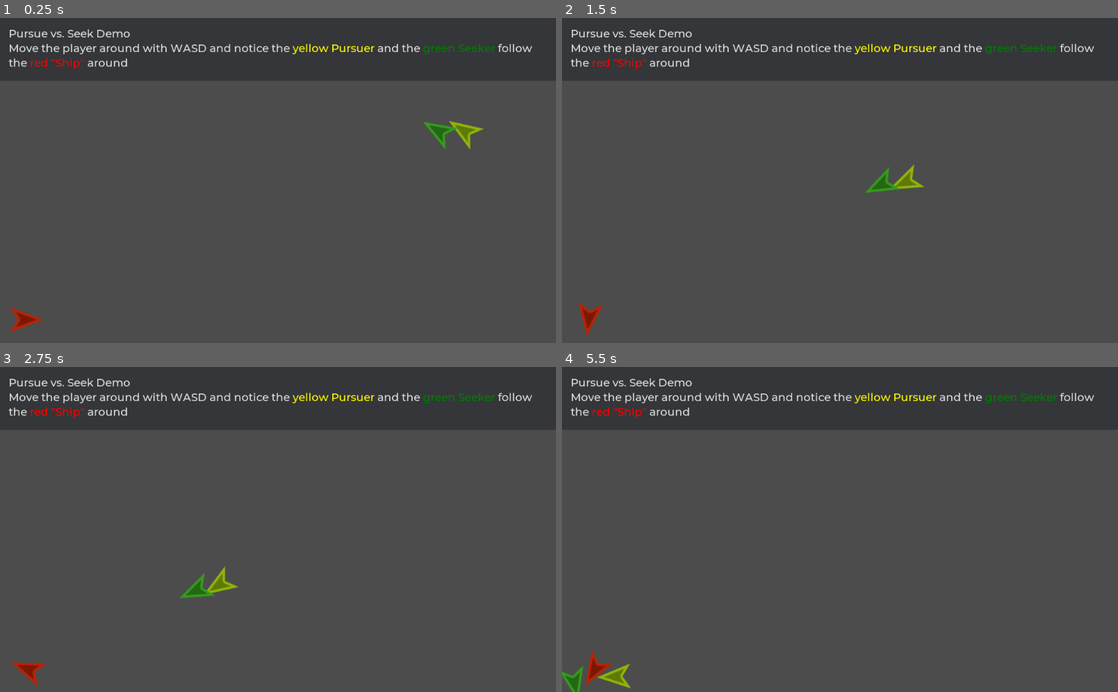
Above: before the commit, frames 1-4 (two rows, left to right).
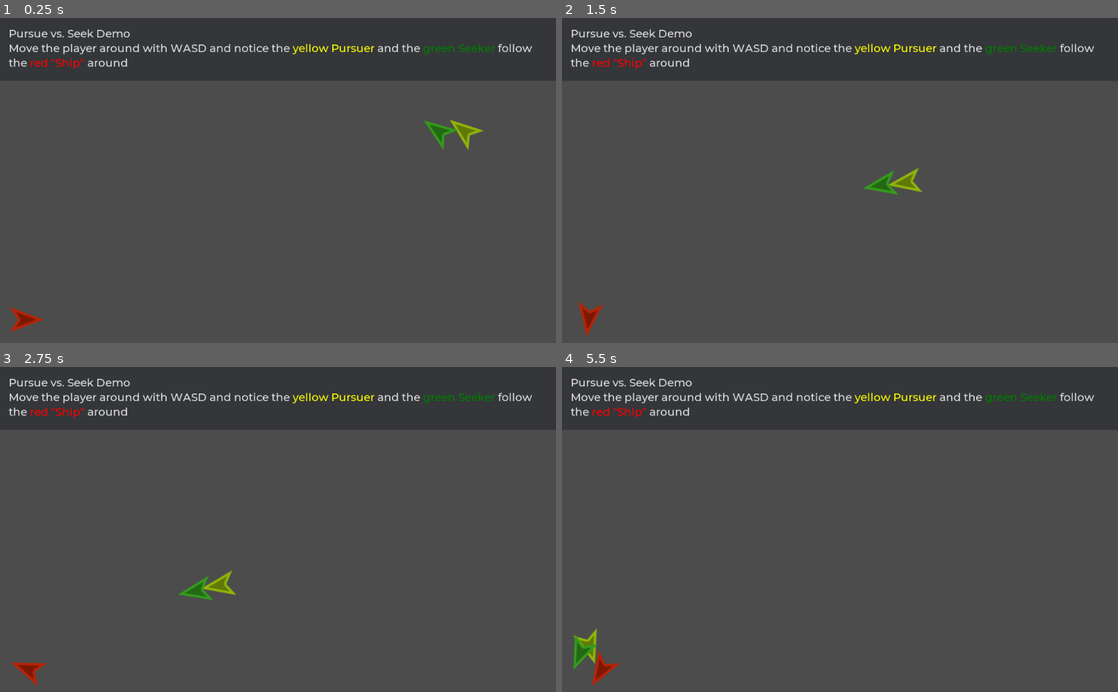
Above: after the commit, the same moments.

Repository: GDQuest/godot-steering-ai-framework
Game: Godot game, scene res://demos/PursueSeek/PursueVSSeekDemo.tscn
Same seed, same stepped clock (60 frames per second), same inputs: the game is played once before the commit and once after it. The project has no main scene, so this scene is started directly.
Inputs (mouse positions are in pixels of both pictures, inside the frame that each line leads up to):
- Up to frame 1 (0.25 s): no input
- Up to frame 2 (1.5 s): move the mouse to (962, 164) at 0.52 s; hold D (sf_right) 0.53-1.25 s; click (962, 164) at 0.67 s; drag from (728, 196) to (812, 245) at 1.27 s
- Up to frame 3 (2.75 s): move the mouse to (333, 458) at 2.02 s; hold D (sf_right) from 2.03 s (still down); click (333, 458) at 2.17 s
- Up to frame 4 (5.5 s): release D (sf_right) at 2.75 s; drag from (812, 594) to (673, 480) at 2.77 s; move the mouse to (1006, 578) at 3.52 s; hold A (sf_left) 3.53-4.25 s; click (1006, 578) at 3.67 s; drag from (673, 480) to (756, 448) at 4.27 s; move the mouse to (867, 529) at 5.02 s; hold S (sf_down) from 5.03 s (still down); click (867, 529) at 5.17 s

The runs differ from the first frame. In frame 1, 0.1% of the frame differs, in the area x 76-87%, y 31-41%; in frame 2, 0.3%; in frame 3, 0.3%; in frame 4, 0.9%, in the area x 0-13%, y 80-100%.

Commit message:
Fix init time setters and export Follow variables
The use of `not is_inside_tree()` before setting the setting class' value
meant that the starting values would always be the default. Moving the
value setting before checking for tree readiness fixes the issue.

Diff:
--- a/project/demos/Arrive/ArriveDemo.gd
+++ b/project/demos/Arrive/ArriveDemo.gd
@@ -2,7 +2,7 @@
 
 
 export(float, 0, 2000, 40) var max_linear_speed := 800.0 setget set_max_linear_speed
-export(float, 0, 200, 1) var max_linear_acceleration := 80.0 setget set_max_linear_acceleration
+export(float, 0, 200, 2.0) var max_linear_acceleration := 80.0 setget set_max_linear_acceleration
 export(float, 0, 100, 0.1) var arrival_tolerance := 25.0 setget set_arrival_tolerance
 export(float, 0, 500, 10) var deceleration_radius := 125.0 setget set_deceleration_radius
 
@@ -36,34 +36,32 @@
 
 
 func set_arrival_tolerance(value: float) -> void:
+	arrival_tolerance = value
 	if not is_inside_tree():
 		return
 
-	arrival_tolerance = value
 	arriver.arrive.arrival_tolerance = value
-	update()
 
 
 func set_deceleration_radius(value: float) -> void:
+	deceleration_radius = value
 	if not is_inside_tree():
 		return
 
-	deceleration_radius = value
 	arriver.arrive.deceleration_radius = value
-	update()
 
 
 func set_max_linear_speed(value: float) -> void:
+	max_linear_speed = value
 	if not is_inside_tree():
 		return
 
-	max_linear_speed = value
 	arriver.agent.max_linear_speed = value
 
 
 func set_max_linear_acceleration(value: float) -> void:
+	max_linear_acceleration = value
 	if not is_inside_tree():
 		return
 
-	max_linear_acceleration = value
 	arriver.agent.max_linear_acceleration = value
--- a/project/demos/Face/FaceDemo.gd
+++ b/project/demos/Face/FaceDemo.gd
@@ -5,11 +5,11 @@
 onready var gui := $GUI
 onready var turret := $Turret
 
-export(int, 0, 359) var max_angular_speed := 90 setget set_max_angular_speed
-export(int, 0, 359) var max_angular_accel := 5 setget set_max_angular_accel
-export(int, 0, 180) var align_tolerance := 5 setget set_align_tolerance
-export(int, 0, 359) var deceleration_radius := 45 setget set_deceleration_radius
-export(float, 0, 1000) var player_speed := 600.0 setget set_player_speed
+export(int, 0, 359, 2) var max_angular_speed := 120 setget set_max_angular_speed
+export(int, 0, 359, 2) var max_angular_accel := 10 setget set_max_angular_accel
+export(int, 0, 180, 2) var align_tolerance := 5 setget set_align_tolerance
+export(int, 0, 359, 2) var deceleration_radius := 45 setget set_deceleration_radius
+export(float, 0, 1000, 40) var player_speed := 600.0 setget set_player_speed
 
 
 func _ready() -> void:
@@ -24,40 +24,40 @@
 
 
 func set_align_tolerance(value: int) -> void:
+	align_tolerance = value
 	if not is_inside_tree():
 		return
 
-	align_tolerance = value
 	turret.face.alignment_tolerance = deg2rad(value)
 
 
 func set_deceleration_radius(value: int) -> void:
+	deceleration_radius = value
 	if not is_inside_tree():
 		return
 
-	deceleration_radius = value
 	turret.face.deceleration_radius = deg2rad(value)
 
 
 func set_max_angular_accel(value: int) -> void:
+	max_angular_accel = value
 	if not is_inside_tree():
 		return
 
-	max_angular_accel = value
 	turret.agent.max_angular_acceleration = deg2rad(value)
 
 
 func set_max_angular_speed(value: int) -> void:
+	max_angular_speed = value
 	if not is_inside_tree():
 		return
 
-	max_angular_speed = value
 	turret.agent.max_angular_speed = deg2rad(value)
 
 
 func set_player_speed(value: float) -> void:
+	player_speed = value
 	if not is_inside_tree():
 		return
 
-	player_speed = value
 	player.speed = player_speed
--- a/project/demos/Face/Turret.gd
+++ b/project/demos/Face/Turret.gd
@@ -5,7 +5,7 @@
 var agent := GSTSteeringAgent.new()
 
 var _accel := GSTTargetAcceleration.new()
-var _angular_drag := 0.01
+var _angular_drag := 0.1
 var _cannon: Rect2
 
 onready var collision_shape := $CollisionShape2D
--- a/project/demos/FollowPath/FollowPathDemo.gd
+++ b/project/demos/FollowPath/FollowPathDemo.gd
@@ -1,8 +1,71 @@
 extends Node2D
 
 
+export(float, 0, 2000, 40) var max_linear_speed := 600.0 setget set_max_linear_speed
+export(float, 0, 200, 10.0) var max_linear_acceleration := 40.0 setget set_max_linear_acceleration
+export(float, 0, 100, 0.1) var arrival_tolerance := 10.0 setget set_arrival_tolerance
+export(float, 0, 500, 10) var deceleration_radius := 100.0 setget set_deceleration_radius
+export(float, 0, 5, 0.1) var predict_time := 0.3 setget set_predict_time
+export(float, 0, 200, 10.0) var path_offset := 20.0 setget set_path_offset
+
 onready var drawer := $Drawer
+onready var follower := $PathFollower
 
 
 func _ready() -> void:
-	$PathFollower.setup()
+	follower.setup(
+			path_offset,
+			predict_time,
+			max_linear_acceleration,
+			max_linear_speed,
+			deceleration_radius,
+			arrival_tolerance
+	)
+
+
+func set_max_linear_speed(value: float) -> void:
+	max_linear_speed = value
+	if not is_inside_tree():
+		return
+
+	follower.agent.max_linear_speed = value
+
+
+func set_max_linear_acceleration(value: float) -> void:
+	max_linear_acceleration = value
+	if not is_inside_tree():
+		return
+
+	follower.agent.max_linear_acceleration = value
+
+
+func set_arrival_tolerance(value: float) -> void:
+	arrival_tolerance = value
+	if not is_inside_tree():
+		return
+
+	follower.follow.arrival_tolerance = value
+
+
+func set_deceleration_radius(value: float) -> void:
+	deceleration_radius = value
+	if not is_inside_tree():
+		return
+
+	follower.follow.deceleration_radius = value
+
+
+func set_predict_time(value: float) -> void:
+	predict_time = value
+	if not is_inside_tree():
+		return
+
+	follower.follow.prediction_time = value
+
+
+func set_path_offset(value: float) -> void:
+	path_offset = value
+	if not is_inside_tree():
+		return
+
+	follower.follow.path_offset = value
--- a/project/demos/FollowPath/FollowPathDemo.tscn
+++ b/project/demos/FollowPath/FollowPathDemo.tscn
@@ -1,9 +1,10 @@
-[gd_scene load_steps=6 format=2]
+[gd_scene load_steps=7 format=2]
 
 [ext_resource path="res://demos/FollowPath/Drawer.gd" type="Script" id=1]
 [ext_resource path="res://assets/sprites/small_circle.png" type="Texture" id=2]
 [ext_resource path="res://demos/FollowPath/PathFollower.gd" type="Script" id=3]
 [ext_resource path="res://demos/FollowPath/FollowPathDemo.gd" type="Script" id=4]
+[ext_resource path="res://assets/theme/gdquest.theme" type="Theme" id=5]
 
 [sub_resource type="CircleShape2D" id=1]
 radius = 16.0
@@ -24,3 +25,28 @@
 [node name="Sprite" type="Sprite" parent="PathFollower"]
 modulate = Color( 0.960784, 0.231373, 0.0392157, 1 )
 texture = ExtResource( 2 )
+
+[node name="GUI" type="PanelContainer" parent="."]
+margin_right = 1024.0
+margin_bottom = 14.0
+theme = ExtResource( 5 )
+__meta__ = {
+"_edit_use_anchors_": false
+}
+
+[node name="MarginContainer" type="MarginContainer" parent="GUI"]
+margin_right = 1024.0
+margin_bottom = 116.0
+
+[node name="RichTextLabel" type="RichTextLabel" parent="GUI/MarginContainer"]
+margin_left = 16.0
+margin_top = 16.0
+margin_right = 1008.0
+margin_bottom = 100.0
+rect_min_size = Vector2( 0, 84 )
+bbcode_enabled = true
+bbcode_text = "Follow Path Demo
+Use the mouse to draw a path on screen and watch the [color=red]red \"Agent\"[/color] follow it to the end."
+text = "Follow Path Demo
+Use the mouse to draw a path on screen and watch the red \"Agent\" follow it to the end."
+scroll_active = false
--- a/project/demos/FollowPath/PathFollower.gd
+++ b/project/demos/FollowPath/PathFollower.gd
@@ -6,17 +6,29 @@
 		Vector3(global_position.x, global_position.y, 0),
 		Vector3(global_position.x, global_position.y, 0)
 	], true)
-onready var follow := GSTFollowPath.new(agent, path, 20, 0)
+onready var follow := GSTFollowPath.new(agent, path, 0, 0)
 
 var _velocity := Vector2.ZERO
 var _accel := GSTTargetAcceleration.new()
 var _valid := false
+var _drag := 0.1
 
 
-func setup() -> void:
+func setup(
+			path_offset: float,
+			predict_time: float,
+			max_accel: float,
+			max_speed: float,
+			decel_radius: float,
+			arrival_tolerance: float
+	) -> void:
 	owner.drawer.connect("path_established", self, "_on_Drawer_path_established")
-	agent.max_linear_acceleration = 20
-	agent.max_linear_speed = 200
+	follow.path_offset = path_offset
+	follow.prediction_time = predict_time
+	agent.max_linear_acceleration = max_accel
+	agent.max_linear_speed = max_speed
+	follow.deceleration_radius = decel_radius
+	follow.arrival_tolerance = arrival_tolerance
 
 
 func _physics_process(delta: float) -> void:
@@ -24,6 +36,7 @@
 		_update_agent()
 		_accel = follow.calculate_steering(_accel)
 		_velocity += Vector2(_accel.linear.x, _accel.linear.y)
+		_velocity = _velocity.linear_interpolate(Vector2.ZERO, _drag)
 		_velocity = _velocity.clamped(agent.max_linear_speed)
 		_velocity = move_and_slide(_velocity)
 
--- a/project/demos/GroupBehaviors/GroupBehaviorsDemo.gd
+++ b/project/demos/GroupBehaviors/GroupBehaviorsDemo.gd
@@ -3,12 +3,12 @@
 
 onready var spawner := $Spawner
 
-export var max_linear_speed := 100.0 setget set_max_linear_speed
-export var max_linear_accel := 25.0 setget set_max_linear_accel
-export var proximity_radius := 140.0 setget set_proximity_radius
-export var separation_decay_coefficient := 2000.0 setget set_separation_decay_coef
-export var cohesion_strength := 0.3 setget set_cohesion_strength
-export var separation_strength := 1.5 setget set_separation_strength
+export(float, 0, 2000, 40.0) var max_linear_speed := 600.0 setget set_max_linear_speed
+export(float, 0, 200, 2.0) var max_linear_accel := 40.0 setget set_max_linear_accel
+export(float, 0, 300, 2.0) var proximity_radius := 140.0 setget set_proximity_radius
+export(float, 0, 10000, 100) var separation_decay_coefficient := 2000.0 setget set_separation_decay_coef
+export(float, 0, 2, 0.1) var cohesion_strength := 0.1 setget set_cohesion_strength
+export(float, 0, 6, 0.1) var separation_strength := 1.5 setget set_separation_strength
 export var show_proximity_radius := true setget set_show_proximity_radius
 
 
@@ -25,56 +25,56 @@
 
 
 func set_max_linear_speed(value: float) -> void:
+	max_linear_speed = value
 	if not is_inside_tree():
 		return
 
-	max_linear_speed = value
 	spawner.set_max_linear_speed(value)
 
 
 func set_max_linear_accel(value: float) -> void:
+	max_linear_accel = value
 	if not is_inside_tree():
 		return
 
-	max_linear_accel = value
 	spawner.set_max_linear_accel(value)
 
 
 func set_proximity_radius(value: float) -> void:
+	proximity_radius = value
 	if not is_inside_tree():
 		return
 
-	proximity_radius = value
 	spawner.set_proximity_radius(value)
 
 
 func set_show_proximity_radius(value: bool) -> void:
+	show_proximity_radius = value
 	if not is_inside_tree():
 		return
 
-	show_proximity_radius = value
 	spawner.set_show_proximity_radius(value)
 
 
 func set_separation_decay_coef(value: float) -> void:
+	separation_decay_coefficient = value
 	if not is_inside_tree():
 		return
 
-	separation_decay_coefficient = value
 	spawner.set_separation_decay_coef(value)
 
 
 func set_cohesion_strength(value: float) -> void:
+	cohesion_strength = value
 	if not is_inside_tree():
 		return
 
-	cohesion_strength = value
 	spawner.set_cohesion_strength(value)
 
 
 func set_separation_strength(value: float) -> void:
+	separation_strength = value
 	if not is_inside_tree():
 		return
 
-	separation_strength = value
 	spawner.set_separation_strength(value)
--- a/project/demos/GroupBehaviors/GroupBehaviorsDemo.tscn
+++ b/project/demos/GroupBehaviors/GroupBehaviorsDemo.tscn
@@ -1,13 +1,41 @@
-[gd_scene load_steps=4 format=2]
+[gd_scene load_steps=5 format=2]
 
 [ext_resource path="res://demos/GroupBehaviors/Member.tscn" type="PackedScene" id=1]
 [ext_resource path="res://demos/GroupBehaviors/Spawner.gd" type="Script" id=2]
 [ext_resource path="res://demos/GroupBehaviors/GroupBehaviorsDemo.gd" type="Script" id=3]
+[ext_resource path="res://assets/theme/gdquest.theme" type="Theme" id=4]
 
 [node name="GroupBehaviorsDemo" type="Node2D"]
 script = ExtResource( 3 )
+cohesion_strength = 0.2
+separation_strength = 4.5
 
 [node name="Spawner" type="Node2D" parent="."]
 position = Vector2( 512, 300 )
 script = ExtResource( 2 )
 member = ExtResource( 1 )
+
+[node name="GUI" type="PanelContainer" parent="."]
+margin_right = 1024.0
+margin_bottom = 14.0
+theme = ExtResource( 4 )
+__meta__ = {
+"_edit_use_anchors_": false
+}
+
+[node name="MarginContainer" type="MarginContainer" parent="GUI"]
+margin_right = 1024.0
+margin_bottom = 116.0
+
+[node name="RichTextLabel" type="RichTextLabel" parent="GUI/MarginContainer"]
+margin_left = 16.0
+margin_top = 16.0
+margin_right = 1008.0
+margin_bottom = 100.0
+rect_min_size = Vector2( 0, 84 )
+bbcode_enabled = true
+bbcode_text = "Group Behavior Demo
+Each of the \"Agents\" are both attempting to stay separated and within reach of their nearest group's center of mass."
+text = "Group Behavior Demo
+Each of the \"Agents\" are both attempting to stay separated and within reach of their nearest group's center of mass."
+scroll_active = false
--- a/project/demos/GroupBehaviors/Member.gd
+++ b/project/demos/GroupBehaviors/Member.gd
@@ -40,12 +40,13 @@
 		draw_circle(Vector2.ZERO, proximity.radius, Color(0, 1, 0, 0.1))
 
 
-func _process(delta: float) -> void:
+func _physics_process(delta: float) -> void:
 	agent.position.x = global_position.x
 	agent.position.y = global_position.y
 	if blend:
 		acceleration = blend.calculate_steering(acceleration)
 		_velocity += Vector2(acceleration.linear.x, acceleration.linear.y)
+		_velocity = _velocity.linear_interpolate(Vector2.ZERO, 0.1)
 		_velocity = _velocity.clamped(agent.max_linear_speed)
 		move_and_slide(_velocity)
 
--- a/project/demos/PursueSeek/BoundaryManager.gd
+++ b/project/demos/PursueSeek/BoundaryManager.gd
@@ -1,5 +1,5 @@
 extends Node2D
-# Wraps the ships' positions around the world border, and controls their rendering clones.
+# Wraps the ships' positions around the world border.
 
 
 var _world_bounds: Vector2
--- a/project/demos/PursueSeek/Player.gd
+++ b/project/demos/PursueSeek/Player.gd
@@ -4,7 +4,7 @@
 
 onready var agent := GSTSteeringAgent.new()
 
-export var thruster_strength := 250.0
+export var thruster_strength := 175.0
 export var side_thruster_strength := 10.0
 export var max_velocity := 300.0
 export var max_angular_velocity := 2.0
--- a/project/demos/PursueSeek/PursueVSSeekDemo.gd
+++ b/project/demos/PursueSeek/PursueVSSeekDemo.gd
@@ -1,9 +1,9 @@
 extends Node2D
 
 
-export(float, 0, 2000, 40) var max_linear_speed := 200.0 setget set_max_linear_speed
-export(float, 0, 200, 1) var max_linear_accel := 10.0 setget set_max_linear_accel
-export(float, 0, 5, 0.1) var predict_time := 2.0 setget set_predict_time
+export(float, 0, 2000, 40) var max_linear_speed := 120.0 setget set_max_linear_speed
+export(float, 0, 200, 2) var max_linear_accel := 10.0 setget set_max_linear_accel
+export(float, 0, 5, 0.1) var predict_time := 1.0 setget set_predict_time
 
 onready var pursuer := $BoundaryManager/Pursuer
 onready var seeker := $BoundaryManager/Seeker
@@ -15,26 +15,26 @@
 
 
 func set_max_linear_speed(value: float) -> void:
+	max_linear_speed = value
 	if not is_inside_tree():
 		return
 
-	max_linear_speed = value
 	pursuer.agent.max_linear_speed = value
 	seeker.agent.max_linear_speed = value
 
 
 func set_max_linear_accel(value: float) -> void:
+	max_linear_accel = value
 	if not is_inside_tree():
 		return
 
-	max_linear_accel = value
 	pursuer.agent.max_linear_acceleration = value
 	seeker.agent.max_linear_acceleration = value
 
 
 func set_predict_time(value: float) -> void:
+	predict_time = value
 	if not is_inside_tree():
 		return
 
-	predict_time = value
 	pursuer._behavior.max_predict_time = value
--- a/project/demos/PursueSeek/PursueVSSeekDemo.tscn
+++ b/project/demos/PursueSeek/PursueVSSeekDemo.tscn
@@ -12,8 +12,7 @@
 __meta__ = {
 "_editor_description_": "Toy demo to demonstrate the use of the Pursue contrasted to the more naive Seek steering behavior."
 }
-max_linear_speed = 120.0
-predict_time = 1.0
+max_linear_speed = 200.0
 
 [node name="BoundaryManager" type="Node2D" parent="."]
 script = ExtResource( 3 )
--- a/project/demos/PursueSeek/Pursuer.gd
+++ b/project/demos/PursueSeek/Pursuer.gd
@@ -14,7 +14,7 @@
 var _linear_velocity := Vector2()
 var _linear_drag_coefficient := 0.025
 var _angular_velocity := 0.0
-var _angular_drag := 1.0
+var _angular_drag := 0.1
 
 
 func _ready() -> void:
@@ -22,13 +22,16 @@
 
 
 func _physics_process(delta: float) -> void:
+	_update_agent()
+
 	accel = _orient_behavior.calculate_steering(accel)
 	_angular_velocity += accel.angular
 
-	if _angular_velocity < 0:
-		_angular_velocity += _angular_drag * delta
-	elif _angular_velocity > 0:
-		_angular_velocity -= _angular_drag * delta
+	_angular_velocity = clamp(
+			lerp(_angular_velocity, 0, _angular_drag),
+			-agent.max_angular_speed,
+			agent.max_angular_speed
+	)
 
 	rotation += _angular_velocity * delta
 
@@ -37,8 +40,6 @@
 	_linear_velocity = _linear_velocity.linear_interpolate(Vector2.ZERO, _linear_drag_coefficient)
 	_linear_velocity = _linear_velocity.clamped(agent.max_linear_speed)
 	_linear_velocity = move_and_slide(_linear_velocity)
-
-	_update_agent()
 
 
 func setup(predict_time: float, max_linear_speed: float, max_linear_accel: float) -> void:
--- a/project/demos/SeekFlee/SeekFleeDemo.gd
+++ b/project/demos/SeekFlee/SeekFleeDemo.gd
@@ -43,10 +43,10 @@
 
 
 func set_behavior_mode(mode: int) -> void:
+	behavior_mode = mode
 	if not is_inside_tree():
 		return
 
-	behavior_mode = mode
 	match mode:
 		Mode.SEEK:
 			for child in spawner.get_children():
@@ -57,26 +57,26 @@
 
 
 func set_max_linear_speed(value: float) -> void:
+	max_linear_speed = value
 	if not is_inside_tree():
 		return
 
-	max_linear_speed = value
 	for child in spawner.get_children():
 		child.agent.max_linear_speed = value
 
 
 func set_max_linear_accel(value: float) -> void:
+	max_linear_accel = value
 	if not is_inside_tree():
 		return
 
-	max_linear_accel = value
 	for child in spawner.get_children():
 		child.agent.max_linear_acceleration = value
 
 
 func set_player_speed(value: float) -> void:
+	player_speed = value
 	if not is_inside_tree():
 		return
 
-	player_speed = value
 	player.speed = player_speed
